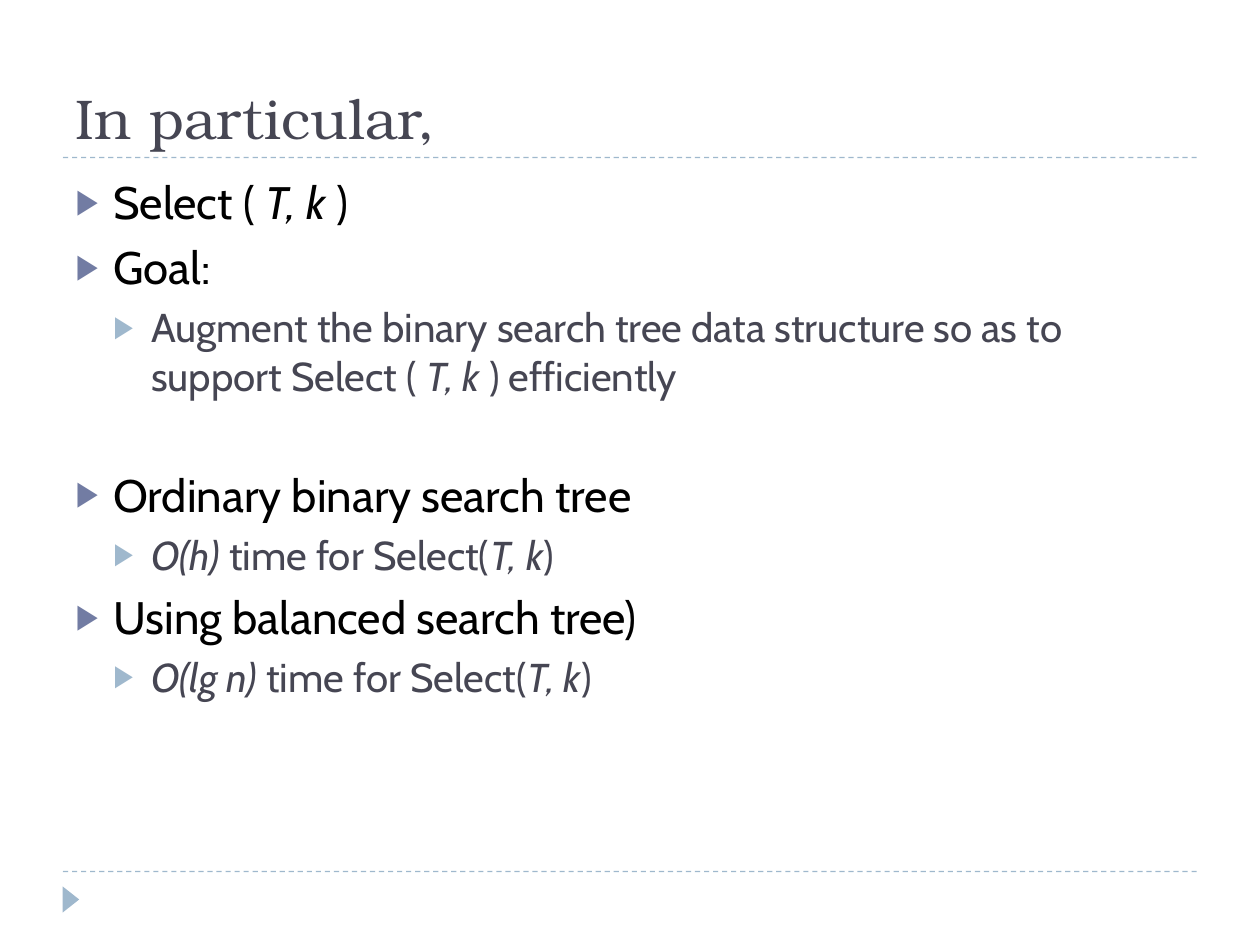
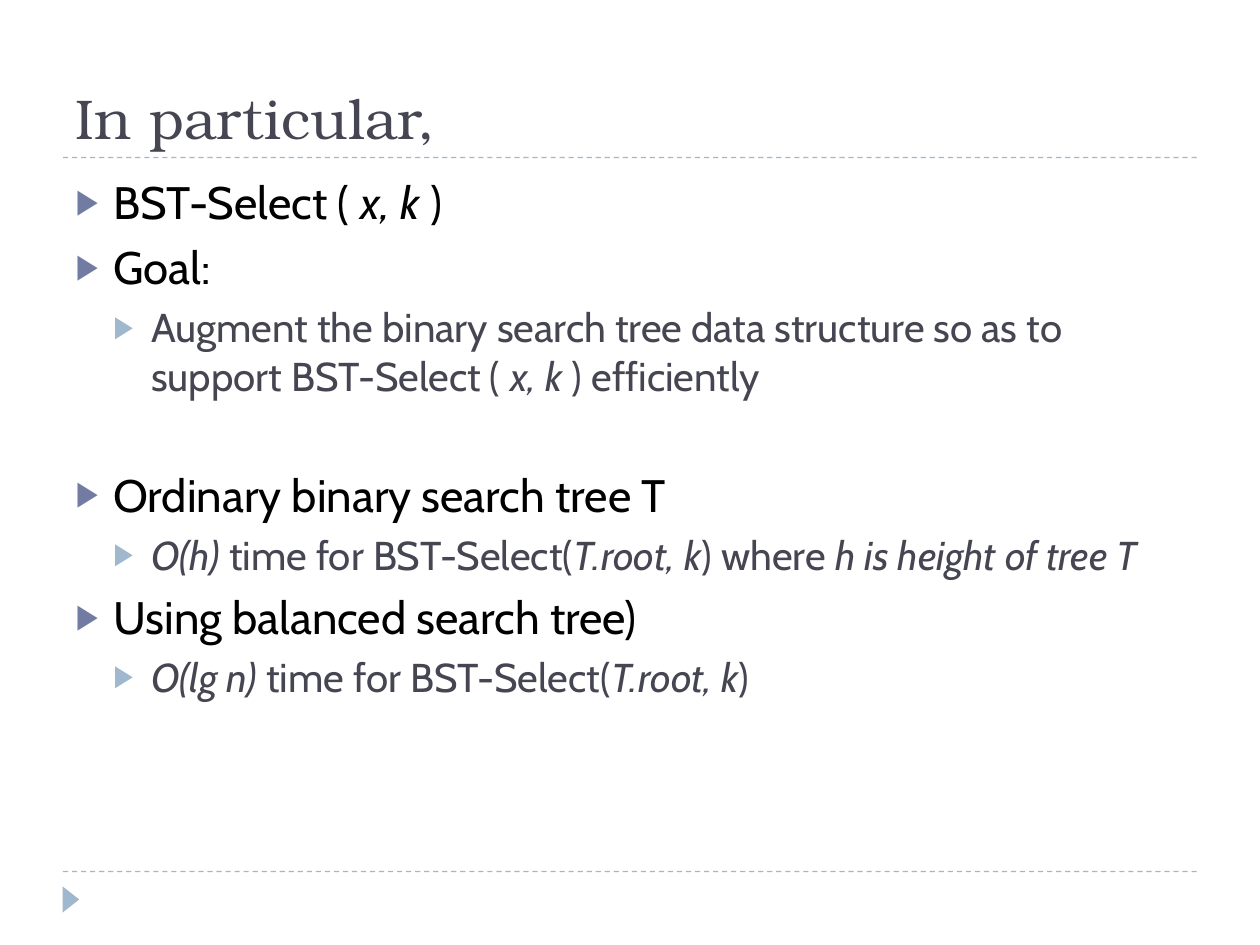
Before and after one commit to eldridgejm/dsc40b-2021-wi-public, a slide deck: slide 37 of published/lectures/08-bst/slides-wang.pptx (slide 35 before the commit). Drawn at 1260x945 pixels with LibreOffice and Linux fonts; fonts in the diff are those of the drawing. Boxes give left, top, right and bottom in pixels: in the first picture for what was removed or moved away, otherwise in the second. Text is boxed around its words. In the diff, an @@ line names an element or a change of style, - is before the commit and + after.

```diff
--- a/published/lectures/08-bst/slides-wang.pptx
+++ b/published/lectures/08-bst/slides-wang.pptx
@@ text at (113, 185, 419, 224): text changed @@
-▶ Select ( T, k )
+▶ BST-Select ( x, k )
@@ text at (113, 312, 1138, 579): text changed @@
-  ▶ Augment the binary search tree data structure so as to support Select ( T, k ) efficiently
-▶ Ordinary binary search tree
-  ▶ O(h) time for Select(T, k)
+  ▶ Augment the binary search tree data structure so as to support BST-Select ( x, k ) efficiently
+▶ Ordinary binary search tree T
+  ▶ O(h) time for BST-Select(T.root, k) where h is height of tree T
@@ text at (151, 662, 749, 702): text changed @@
-  ▶ O(lg n) time for Select(T, k)
+  ▶ O(lg n) time for BST-Select(T.root, k)
```
Also in this commit, not shown: 5 other slides changed, 4 slides added, 4 slides removed, 1 other file.
